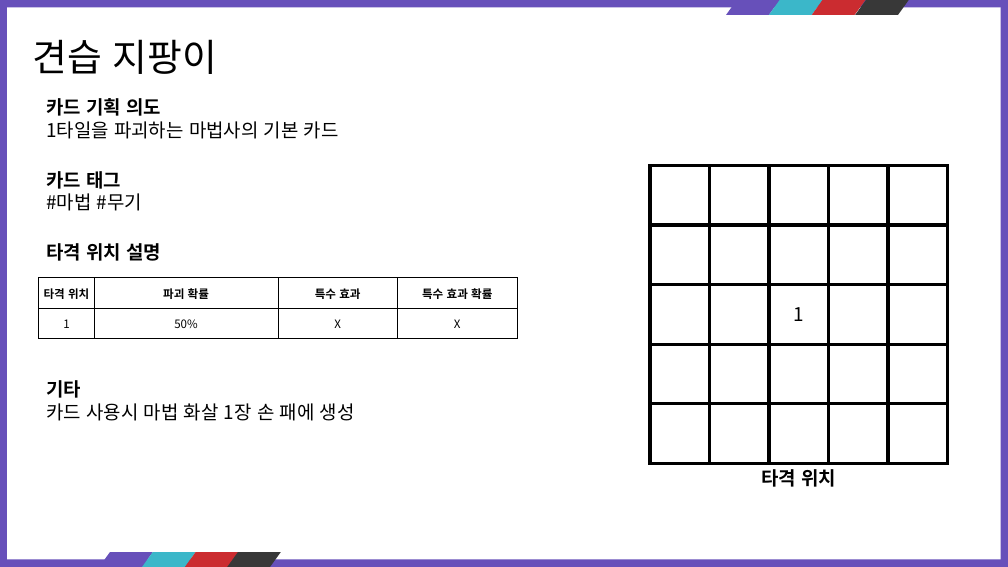
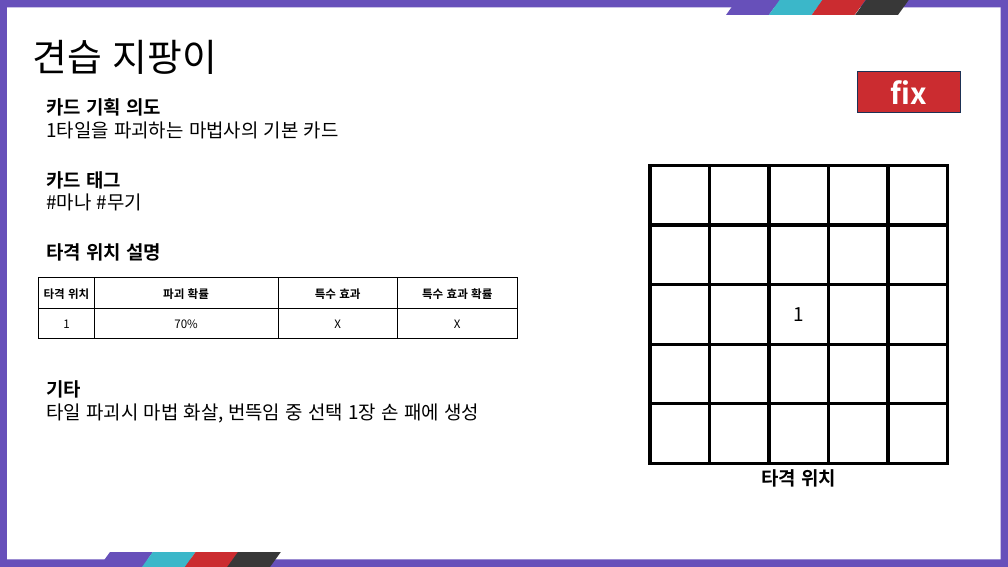
Before and after one commit to kauthor/FluffyDisdog, a slide deck: slide 7 of Plan/기획서/마법사.pptx (slide 6 before the commit). Drawn at 1008x567 pixels with LibreOffice and Linux fonts; fonts in the diff are those of the drawing. Boxes give left, top, right and bottom in pixels: in the first picture for what was removed or moved away, otherwise in the second. Text is boxed around its words. In the diff, an @@ line names an element or a change of style, - is before the commit and + after.

```diff
--- a/Plan/기획서/마법사.pptx
+++ b/Plan/기획서/마법사.pptx
@@ rectangle added at [858, 72, 960, 113], fill #CB2C30, outline #1E3256 1 pt, 28 pt, text #FFFFFF, bold @@
+fix
@@ text at [46, 193, 142, 211]: text changed @@
-#마법 #무기
+#마나 #무기
@@ table at [39, 278, 516, 339] @@
-row 2, column 2: 50%
+row 2, column 2: 70%
@@ text at [46, 403, 479, 423]: text changed @@
-카드 사용시 마법 화살 1장 손 패에 생성
+타일 파괴시 마법 화살, 번뜩임 중 선택 1장 손 패에 생성
```
Also in this commit, not shown: 16 other slides changed, 23 slides added.
